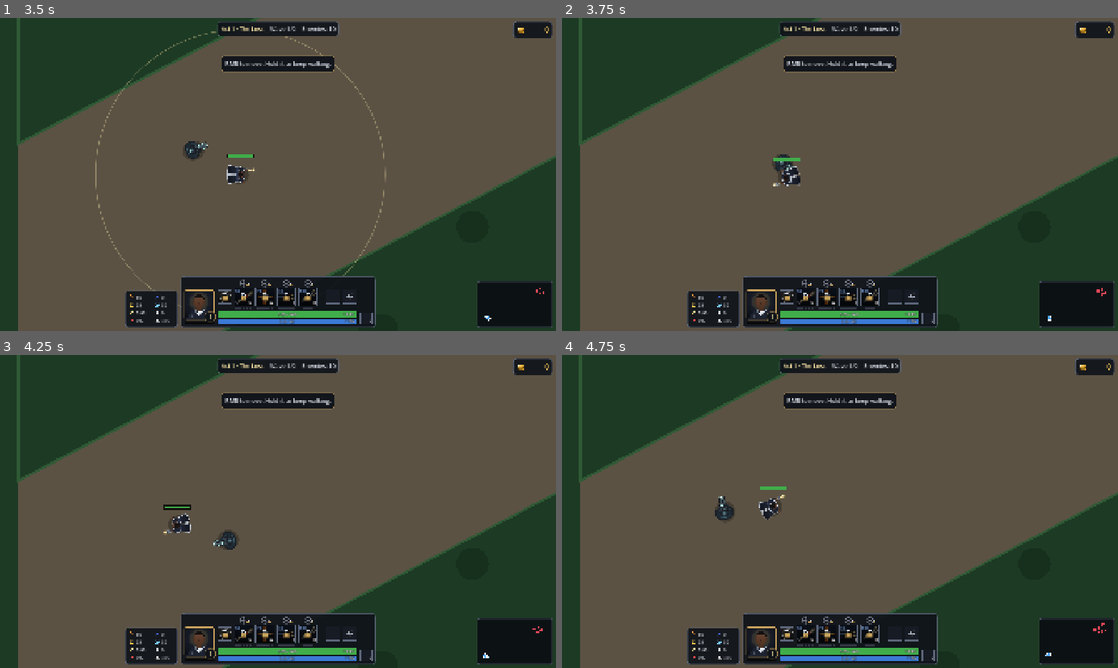
Above: before the commit, frames 1-4 (two rows, left to right).
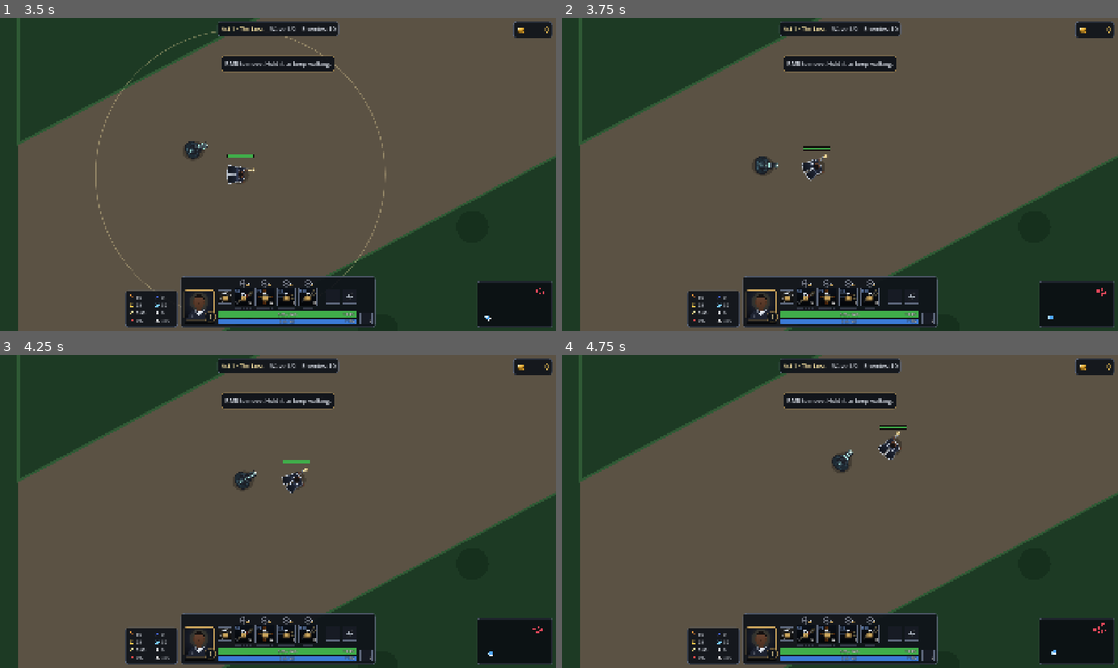
Above: after the commit, the same moments.

Repository: Anhdung1478/lucian-the-lantern
Game: Godot game, scene res://src/main/game.tscn
The game is run twice, just before and just after one commit, with the same random seed, the same clock (stepped at 60 frames per second) and the same inputs.
Inputs (mouse positions are in pixels of both pictures, inside the frame that each line leads up to):
- Up to frame 1 (3.5 s): click "Start new game" at 0.5 s; click "Slot 1 · empty" at 1.25 s; click "Skip" at 2 s; tap Enter at 2.75 s; move the mouse to (400, 158) at 2.77 s; press the mouse at (400, 158) at 2.78 s; tap A (attack_move) at 3.05 s
- Up to frame 2 (3.75 s): release the mouse at (962, 158) at 3.5 s; tap Space (center_camera) at 3.5 s; drag from (728, 190) to (812, 237) at 3.52 s
- Up to frame 3 (4.25 s): no input
- Up to frame 4 (4.75 s): move the mouse to (895, 442) at 4.27 s; hold Right mouse button (move) from 4.28 s (still down); click (895, 442) at 4.55 s

Frame 1 is identical in both runs. In frame 2, 0.8% of the frame differs, in the area x 34-89%, y 40-97%; in frame 3, 0.9%, in the area x 29-89%, y 33-97%; in frame 4, 0.9%.

Commit message:
A + Left-click picks its target: the enemy under the cursor, else the weakest in range, else the nearest
Co-Authored-By: Claude <noreply@anthropic.com>

Diff:
--- a/src/lucian/lucian.gd
+++ b/src/lucian/lucian.gd
@@ -20,7 +20,7 @@
 ## A hit landed, after armor and before shields (the number shown).
 signal damage_received(info: DamageInfo, amount: float)
 
-enum Order { NONE, MOVE, ATTACK, ATTACK_MOVE, VISIT, CAST }
+enum Order { NONE, MOVE, ATTACK, VISIT, CAST }
 
 ## Share of the attack period spent winding up before the shot leaves the gun.
 const WINDUP_RATIO := 0.15
@@ -202,11 +202,14 @@
 	_target = target
 
 
+## A + Left-click: attacks `attack_move_target(point)`, or just walks to
+## `point` when there is no enemy at all.
 func command_attack_move(point: Vector2) -> void:
-	_cancel_windup()
-	_order = Order.ATTACK_MOVE
-	_move_point = point
-	_target = null
+	var target := attack_move_target(point)
+	if target:
+		command_attack(target)
+	else:
+		command_move(point)
 
 
 ## Walks to `merchant`; merchant_reached fires once he is in range (right
@@ -696,6 +699,35 @@
 			best = enemy
 			best_distance = distance
 	return best
+
+
+## Who A + Left-click at `point` attacks: the enemy under it, else the lowest
+## HP % among those in range (the nearer on a tie), else the nearest enemy on
+## the map. Null when there is none.
+func attack_move_target(point: Vector2) -> Enemy:
+	var hovered := enemy_at(point)
+	if is_target(hovered):
+		return hovered
+	var weakest: Enemy = null
+	var weakest_fraction := INF
+	var weakest_distance := INF
+	var nearest: Enemy = null
+	var nearest_distance := INF
+	for enemy: Enemy in get_tree().get_nodes_in_group(&"enemies"):
+		if not is_target(enemy):
+			continue
+		var distance := global_position.distance_to(enemy.global_position)
+		if distance < nearest_distance:
+			nearest = enemy
+			nearest_distance = distance
+		if not _in_range(enemy):
+			continue
+		var fraction := enemy.hp / enemy.max_hp
+		if fraction < weakest_fraction or (fraction == weakest_fraction and distance < weakest_distance):
+			weakest = enemy
+			weakest_fraction = fraction
+			weakest_distance = distance
+	return weakest if weakest else nearest
 
 
 ## The enemy nearest the cursor among those within `reach` of Lucian
@@ -930,13 +962,6 @@
 				_pursue(_target, delta)
 			else:
 				_order = Order.NONE
-		Order.ATTACK_MOVE:
-			if not is_target(_target) or not _in_range(_target):
-				_target = _nearest_enemy_in_range()
-			if _target:
-				_pursue(_target, delta)
-			elif _step_toward(_move_point, delta):
-				_order = Order.NONE
 		Order.CAST:
 			if not is_target(_cast_target):
 				_order = Order.NONE
@@ -1097,17 +1122,6 @@
 	return global_position.distance_to(target.global_position) <= attack_range() + target.radius
 
 
-func _nearest_enemy_in_range() -> Enemy:
-	var best: Enemy = null
-	var best_distance := INF
-	for enemy: Enemy in get_tree().get_nodes_in_group(&"enemies"):
-		var distance := global_position.distance_to(enemy.global_position)
-		if distance < best_distance and _in_range(enemy):
-			best = enemy
-			best_distance = distance
-	return best
-
-
 ## Moves toward `point` this frame. Returns true once Lucian has arrived.
 func _step_toward(point: Vector2, delta: float) -> bool:
 	var offset := point - global_position
--- a/src/stage/stage.gd
+++ b/src/stage/stage.gd
@@ -28,7 +28,7 @@
 const TIPS := {
 	&"move": ["%s to move. Hold it to keep walking.", [&"move"]],
 	&"attack": ["%s on an enemy to attack it.", [&"attack"]],
-	&"attack_move": ["Hold %s and press %s to attack the nearest enemy.", [&"attack_move", &"attack"]],
+	&"attack_move": ["Press %s, then %s: attack the enemy under the cursor, or the weakest one in range.", [&"attack_move", &"attack"]],
 	&"siege": ["A red circle marks where a shell will land. Step out of it!", []],
 	&"merchant": ["%s on the merchant to buy items with your gold.", [&"move"]],
 	&"dash": ["%s to dash toward the cursor. Your next shot is ready when you land.", [&"skill_e"]],
--- /dev/null
+++ b/tests/unit/test_attack_move.gd
@@ -0,0 +1,96 @@
+extends GutTest
+## A + Left-click: the enemy under the cursor, else the weakest one in range,
+## else the nearest on the map. After the kill he stops.
+
+var lucian: Lucian
+
+
+func before_each() -> void:
+	lucian = load("res://src/lucian/lucian.tscn").instantiate()
+	var effects := Node2D.new()
+	add_child_autofree(effects)
+	lucian.projectile_parent = effects
+	add_child_autofree(lucian)
+	lucian.global_position = Vector2.ZERO
+
+
+## A dummy `distance` px to the right of Lucian, at `hp_fraction` of its HP.
+func _enemy(distance: float, hp_fraction := 1.0, y := 0.0) -> Enemy:
+	var enemy := Enemy.new()
+	enemy.radius = 20.0
+	add_child_autofree(enemy)
+	enemy.global_position = Vector2(distance, y)
+	enemy.hp = enemy.max_hp * hp_fraction
+	return enemy
+
+
+func _in_range_distance() -> float:
+	return lucian.attack_range() * 0.5
+
+
+func test_the_enemy_under_the_cursor_wins_even_out_of_range() -> void:
+	var hovered := _enemy(lucian.attack_range() + 600.0)
+	var weak_near := _enemy(_in_range_distance(), 0.1)
+	assert_eq(lucian.attack_move_target(hovered.global_position), hovered)
+	lucian.command_attack_move(hovered.global_position)
+	assert_eq(lucian._order, Lucian.Order.ATTACK)
+	assert_eq(lucian._target, hovered)
+	var start := lucian.global_position.x
+	await wait_seconds(0.3)
+	assert_gt(lucian.global_position.x, start, "walks toward it")
+	assert_not_null(weak_near)
+
+
+func test_no_hover_picks_the_lowest_hp_percent_in_range() -> void:
+	var near_healthy := _enemy(_in_range_distance() * 0.5, 1.0)
+	var far_weak := _enemy(_in_range_distance(), 0.3, 40.0)
+	var point := Vector2(0, 2000)
+	assert_eq(lucian.attack_move_target(point), far_weak)
+	assert_not_null(near_healthy)
+
+
+func test_a_tie_in_hp_percent_goes_to_the_nearer_one() -> void:
+	var far := _enemy(_in_range_distance(), 0.5, 40.0)
+	var near := _enemy(_in_range_distance() * 0.5, 0.5)
+	assert_eq(lucian.attack_move_target(Vector2(0, 2000)), near)
+	assert_not_null(far)
+
+
+func test_with_none_in_range_the_nearest_on_the_map_is_chased_and_shot() -> void:
+	var far := _enemy(lucian.attack_range() + 1500.0)
+	var nearer := _enemy(lucian.attack_range() + 500.0, 1.0, 100.0)
+	assert_eq(lucian.attack_move_target(Vector2(0, 5000)), nearer)
+	lucian.command_attack_move(Vector2(0, 5000))
+	assert_eq(lucian._target, nearer)
+	await wait_seconds(2.5)
+	assert_lt(nearer.hp, nearer.max_hp, "walked into range and shot")
+	assert_eq(far.hp, far.max_hp)
+
+
+func test_after_the_target_dies_he_stops() -> void:
+	var first := _enemy(_in_range_distance())
+	var second := _enemy(_in_range_distance() * 0.8, 1.0, 60.0)
+	lucian.command_attack_move(first.global_position)
+	assert_eq(lucian._target, first)
+	first.hp = 0.0
+	first._die()
+	await wait_physics_frames(3)
+	assert_eq(lucian._order, Lucian.Order.NONE)
+	assert_not_null(second)
+
+
+func test_with_no_enemy_he_walks_to_the_point() -> void:
+	assert_null(lucian.attack_move_target(Vector2(500, 0)))
+	lucian.command_attack_move(Vector2(500, 0))
+	assert_eq(lucian._order, Lucian.Order.MOVE)
+	assert_eq(lucian._move_point, Vector2(500, 0))
+
+
+func test_a_dead_enemy_is_never_picked() -> void:
+	var dead := _enemy(_in_range_distance(), 0.0)
+	dead.dead = true
+	var alive := _enemy(_in_range_distance() * 2.0, 1.0, 60.0)
+	assert_eq(lucian.attack_move_target(dead.global_position), alive, "not hovered")
+	assert_eq(lucian.attack_move_target(Vector2(0, 2000)), alive, "not weakest or nearest")
+	alive.dead = true
+	assert_null(lucian.attack_move_target(dead.global_position))
